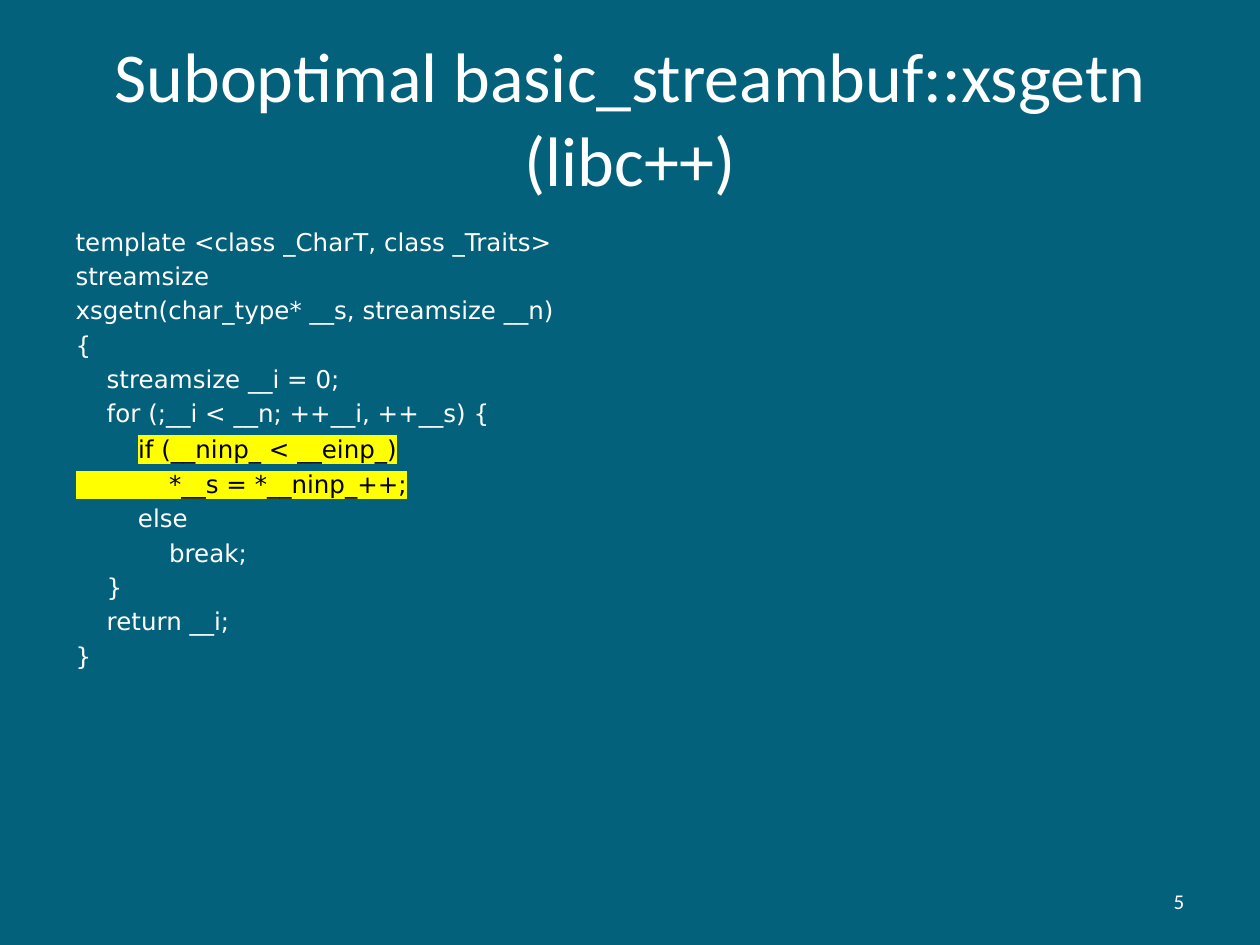
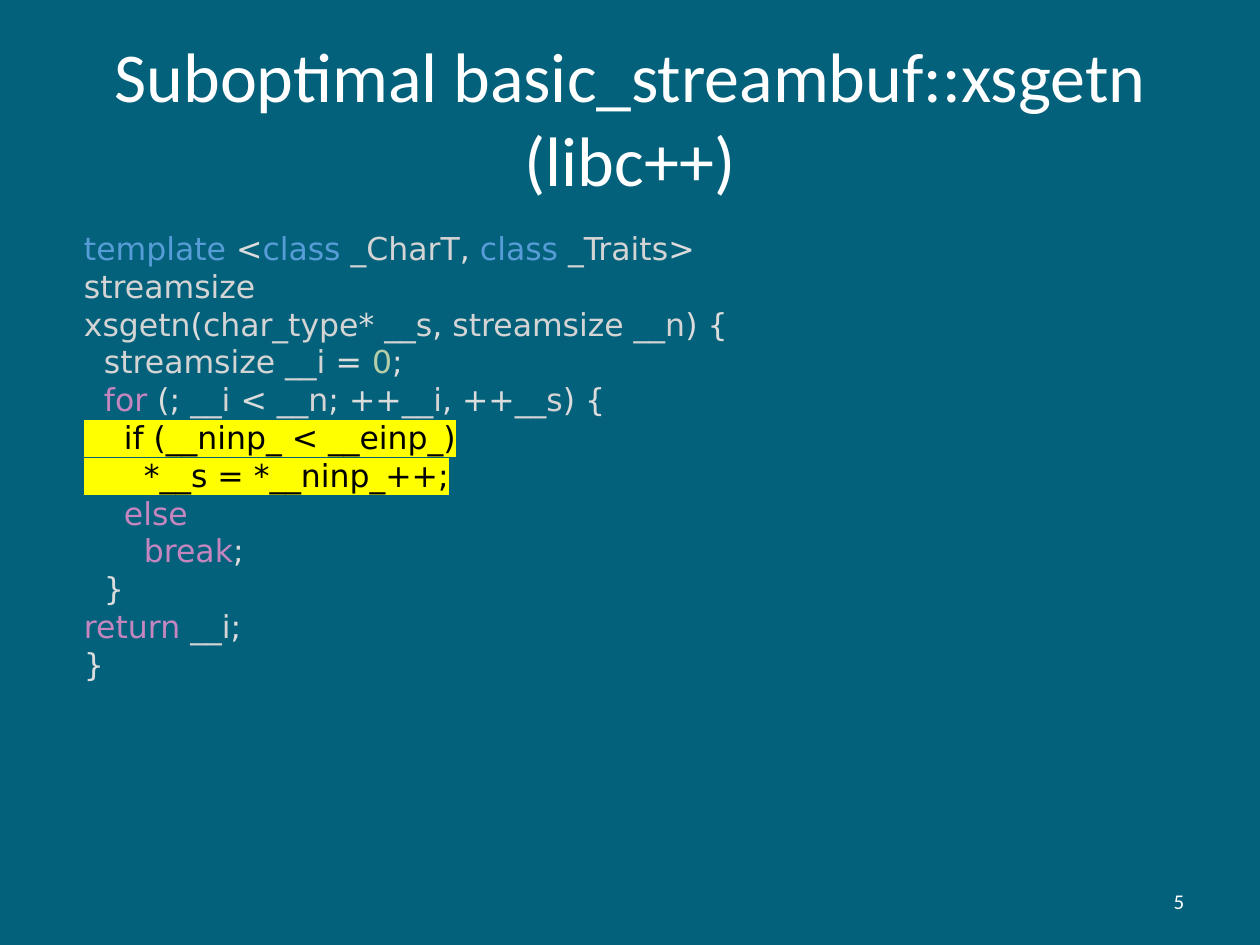
Before and after one commit to hiraditya/std-benchmark, a slide deck: slide 5 of docs/slides/slide-acm-2021-DAC-2017.pptx. Drawn at 1260x945 pixels with LibreOffice and Linux fonts; fonts in the diff are those of the drawing. Boxes give left, top, right and bottom in pixels: in the first picture for what was removed or moved away, otherwise in the second. Text is boxed around its words. In the diff, an @@ line names an element or a change of style, - is before the commit and + after.

```diff
--- a/docs/slides/slide-acm-2021-DAC-2017.pptx
+++ b/docs/slides/slide-acm-2021-DAC-2017.pptx
@@ text "template <class _CharT, class _Traits>": place and size @@
-text "template <class _CharT, class _Traits>" at box(76, 232, 554, 636)
+text "template <class _CharT, class _Traits>" at box(84, 236, 698, 645)
@@ text at box(84, 236, 695, 645): size 14 to 18 pt in "template <class _CharT, class _Traits>", "streamsize", "streamsize __i = 0;", "if (__ninp_ < __einp_)" and 6 more places; text colour #FFFFFF to #569CD6 in "template <class class"; text colour #FFFFFF to #DCDCDC in "<class _CharT, _Traits>", "= 0;", "break;", "}" and 2 more places; text colour #FFFFFF to #D4D4D4 in "_CharT, _Traits>", "streamsize", "streamsize __i", "__i;"; text colour #FFFFFF to #B5CEA8 in "0;"; text colour #FFFFFF to #C586C0 in "else", "break;", "return"; less space between paragraphs @@
@@ text at box(84, 312, 698, 343): text changed; size 14 to 18 pt; text colour #FFFFFF to #D4D4D4 @@
-xsgetn(char_type* __s, streamsize __n)
-{
+xsgetn(char_type* __s, streamsize __n) {
@@ text at box(104, 387, 575, 419): text changed; size 14 to 18 pt; text colour #FFFFFF to #D4D4D4 @@
-for (;__i < __n; ++__i, ++__s) {
+for (; __i < __n; ++__i, ++__s) {
```
Also in this commit, not shown: 13 other slides changed.
